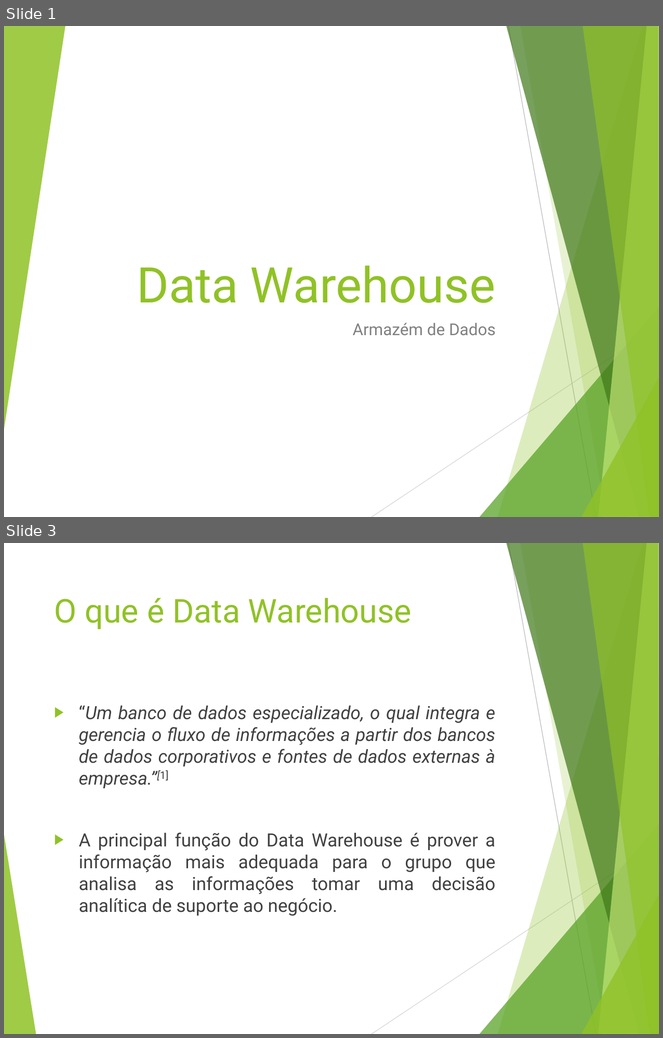
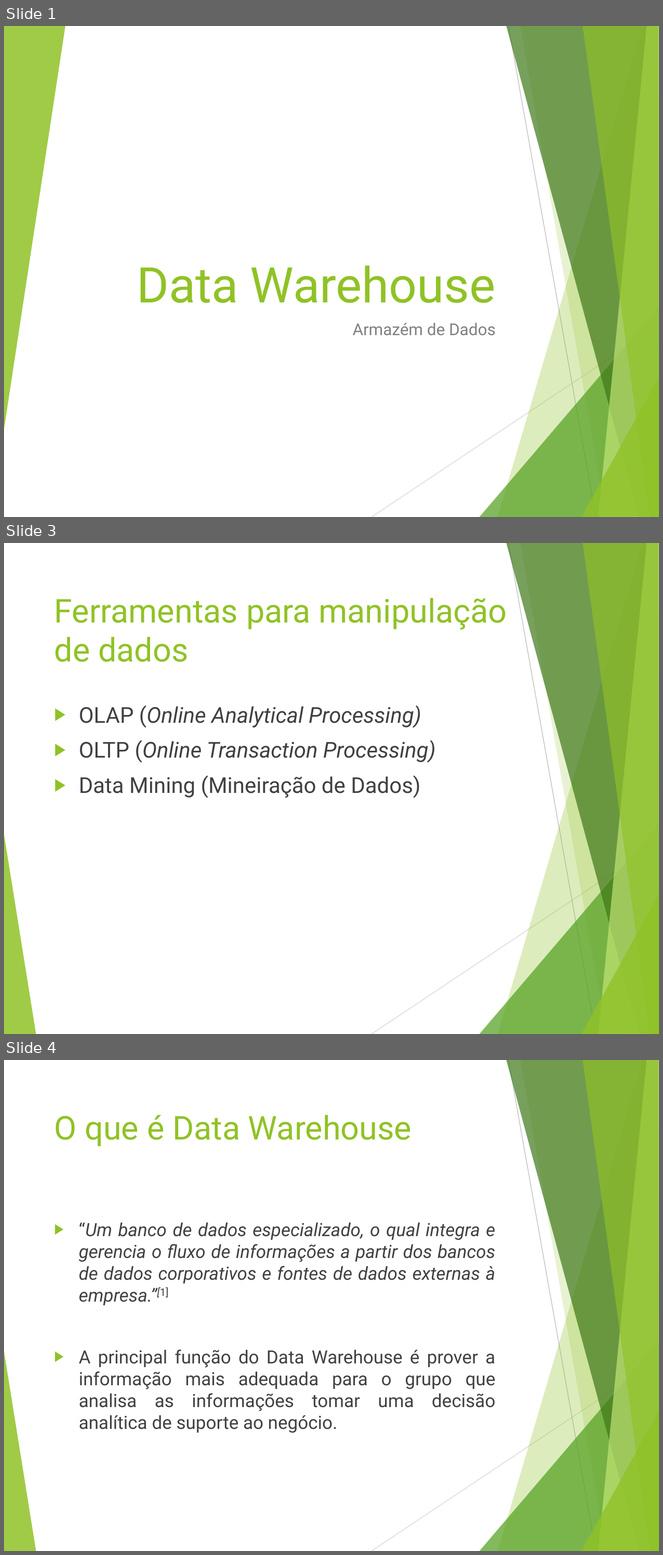
Before and after one commit to rodrigofegui/UnB-BancoDeDados-2016.2, a slide deck: Seminario/Data Warehouse.pptx. Shown one above the other, each under a label of ours: slides 1 and 3 before the commit, slides 1, 3 and 4 after it; the slides between them are not shown. The pictures are 663x1038 and 663x1555 pixels, drawn with LibreOffice and Linux fonts; fonts in the diff are those of the drawing. Boxes give left, top, right and bottom in pixels: in the first picture for what was removed or moved away, otherwise in the second. Text is boxed around its words. In the diff, an @@ line names an element or a change of style, - is before the commit and + after.

```diff
--- a/Seminario/Data Warehouse.pptx
+++ b/Seminario/Data Warehouse.pptx
@@ slide 3 added at (4, 543, 659, 1034), background #FFFFFF; not listed: 10 template elements that a slide beside it also shows @@
@@ title added at (54, 598, 507, 662), 36 pt, text #90C226 @@
+Ferramentas para manipulação de dados
@@ text added at (79, 705, 436, 798), 24 pt, text #404040, italic @@
+▶ OLAP (Online Analytical Processing)
+▶ OLTP (Online Transaction Processing)
+▶ Data Mining (Mineiração de Dados)
@@ what was slide 3 is now slide 4 @@
```
Also in this commit, not shown: 4 slides changed, 2 other slides added, 1 slide removed, 1 other file.
